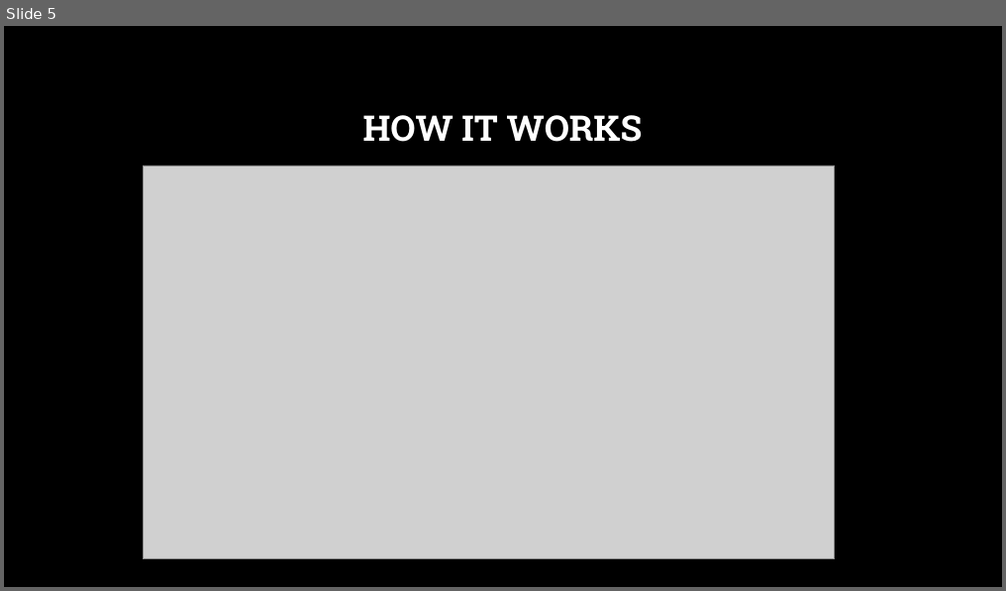
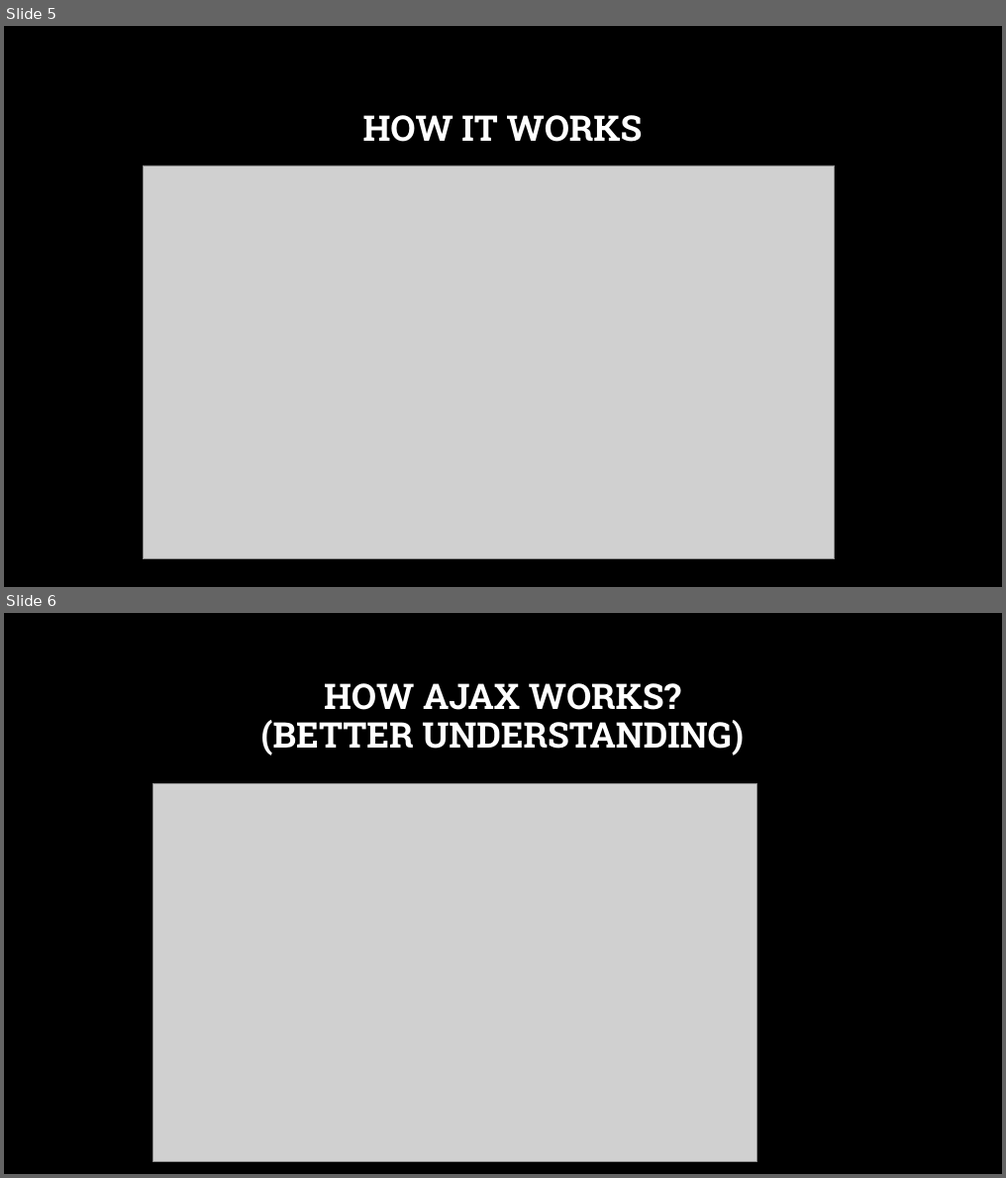
Before and after one commit to Shubhamdutta2000/Web-Training, a slide deck: 08. Ajax/Ajax.pptx. Shown one above the other, each under a label of ours: slide 5 before the commit, slides 5 and 6 after it. The pictures are 1006x591 and 1006x1178 pixels, drawn with LibreOffice and Linux fonts; fonts in the diff are those of the drawing; grey boxes stand for pictures; background and template pictures are left out. Boxes give left, top, right and bottom in pixels: in the first picture for what was removed or moved away, otherwise in the second. Text is boxed around its words. In the diff, an @@ line names an element or a change of style, - is before the commit and + after.

Commit message:
added ajax materials

```diff
--- a/08. Ajax/Ajax.pptx
+++ b/08. Ajax/Ajax.pptx
@@ slide 6 added at (x1=4, y1=613, x2=1002, y2=1174), background picture (left out) @@
@@ title added at (x1=261, y1=683, x2=744, y2=756), 34 pt, text #FFFFFF, bold @@
+HOW AJAX WORKS?
+(BETTER UNDERSTANDING)
@@ picture added at (x1=152, y1=783, x2=757, y2=1161) @@
```
Also in this commit, not shown: 3 other slides added, 1 slide removed, 7 other files.
